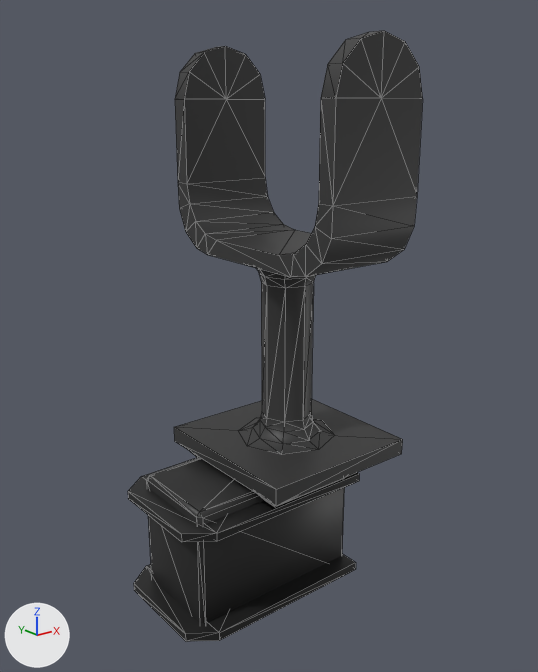
The COLLADA model meshes/justina/arm/Forearm.dae, before and after one commit.
The view is the same before and after, from a camera (50 mm lens) standing at (-0.1377, -0.1636, -0.001) and looking at (-0.0082, -0.0017, -0.0657). The lights are fixed; the arrows at lower left show +X, +Y and +Z. The first picture is the older version. Mesh edges are drawn as thin lines.

Before the edit, the objects in view are built like this:
```python
me_forearm = bpy.data.meshes.new('Forearm')
me_forearm.from_pydata(...)  # 220 vertices, 372 faces; spans x -0.048..0.025, y -0.034..0.034, z -0.15..0.015
# faces by material slot: [280, 76, 16]
me_forearm.materials.append(mat_base_plastic_black_material)  # dark grey #353535
me_forearm.materials.append(mat_motor_material)  # black #1d1d1d
me_forearm.materials.append(mat_base_aluminium_material)  # grey #adadad
ob_forearm = bpy.data.objects.new('Forearm', me_forearm)
ob_forearm.location = (0.0, 0.0, 0.0)
```
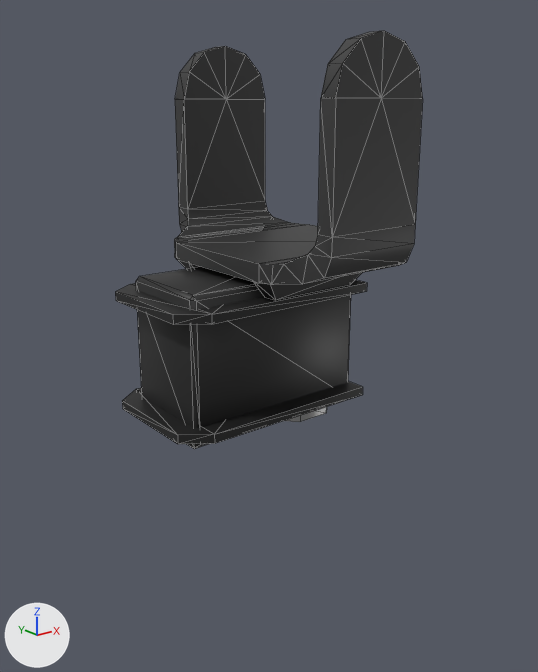
Diff of the bpy script that builds the scene:
```diff
--- a/meshes/justina/arm/Forearm.dae.py
+++ b/meshes/justina/arm/Forearm.dae.py
@@ me_forearm @@
 # used by ob_forearm; location = (0.0, 0.0, 0.0)
-me_forearm.from_pydata(...)  # 220 vertices, 372 faces; spans x -0.048..0.025, y -0.034..0.034, z -0.15..0.015
+me_forearm.from_pydata(...)  # 160 vertices, 266 faces; spans x -0.048..0.026, y -0.034..0.034, z -0.09..0.015
+# me_forearm part 1: the loose piece of 16 vertices spanning x -0.012..0.012, y -0.012..0.012, z -0.15..-0.146 is moved by (0.0, 0.0, 0.06)
+# me_forearm part 2: the loose piece of 8 vertices spanning x -0.024..0.01, y -0.023..-0.015, z -0.109..-0.104 is moved by (0.0, 0.0, 0.06)
+# me_forearm part 3: the loose piece of 8 vertices spanning x -0.024..0.01, y 0.015..0.023, z -0.109..-0.104 is moved by (0.0, 0.0, 0.06)
+# me_forearm part 4: the loose piece of 12 vertices spanning x -0.048..0.012, y -0.02..0.02, z -0.143..-0.141 is moved by (0.0, 0.0, 0.06)
+# me_forearm part 5: the loose piece of 20 vertices spanning x -0.042..0.013, y -0.014..0.015, z -0.147..-0.106 is moved by (0.0, 0.0, 0.06)
+# me_forearm part 6: the loose piece of 12 vertices spanning x -0.048..0.012, y -0.02..0.02, z -0.112..-0.109 is moved by (0.0, 0.0, 0.06)
+# me_forearm part 7: the loose piece of 64 vertices spanning x -0.015..0.015, y -0.015..0.015, z -0.099..-0.044 is deleted
+# me_forearm part 8: the loose piece of 8 vertices spanning x -0.025..0.025, y -0.026..0.026, z -0.104..-0.099 is deleted
+# me_forearm part 9
+# 28 vertices are removed from x -0.015..0.015, y -0.034..0.034, z -0.043..-0.024
+# 98 faces are deleted
+# 4 vertices move from x -0.015..0.015, y -0.031..0.031, z -0.039 to x -0.015..0.015, y -0.034..0.034, z -0.037..-0.035
+# 32 vertices are added at x -0.026..0.026, y -0.032..0.034, z -0.044..-0.032
+# 8 new vertices lie (0.0, 0.0, 0.005) away from vertices in x -0.026..0.026, y -0.023..0.023, z -0.044
+# 116 new faces join them, mat_base_plastic_black_material (dark grey #353535)
 me_forearm.materials.append(mat_base_plastic_black_material)
```

Boxes (x1, y1, x2, y2) around the edits, measured in the pictures (538 x 672 px; the box of a moved part takes in the faces that stretch with it):
'Forearm', reshaped (32% shorter): before (128, 31, 423, 642); after (115, 31, 423, 449)
part 1 of me_forearm, moved or reshaped (not visible before): after (284, 407, 327, 422)
part 2 of me_forearm, moved or reshaped: before (259, 478, 344, 507); after (254, 272, 363, 300)
part 3 of me_forearm, moved or reshaped (not visible before): after (177, 259, 201, 269)
part 4 of me_forearm, moved or reshaped: before (134, 554, 356, 642); after (122, 381, 363, 444)
part 5 of me_forearm, moved or reshaped: before (147, 458, 344, 624); after (136, 267, 351, 449)
part 6 of me_forearm, moved or reshaped: before (128, 458, 359, 542); after (115, 280, 367, 325)
part 7 of me_forearm, deleted: before (238, 268, 335, 455)
part 8 of me_forearm, deleted: before (174, 399, 403, 506)
part 9 of me_forearm, moved or reshaped: before (175, 31, 423, 277); after (174, 31, 423, 285)
